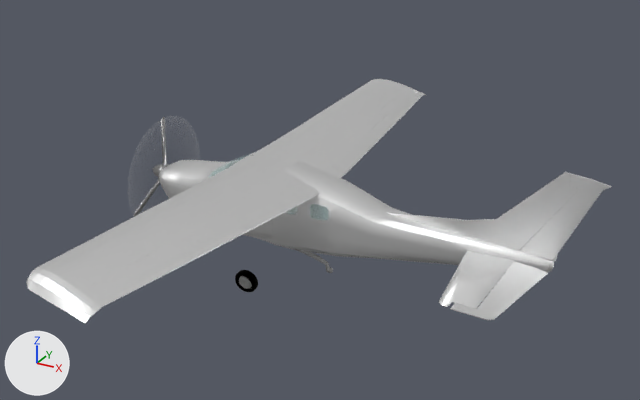
Before and after pictures for a commit that changed the Blender file Models/c210n.blend.
Camera for both pictures: a camera (50 mm lens) standing at (8.4, -12.61, 6.69) and looking at (1.56, -0.19, 0.47). Arrows for +X, +Y and +Z are at lower left; the lights stay in place.

The first picture shows 'FastPropeller', 'Fuselage', 'Left Wing', 'LeftAileron', 'LeftElevator', 'LeftFlap', 'LeftTailStabilizer', 'RightAileron', 'RightFlap', 'RightWing', 'Rudder'.
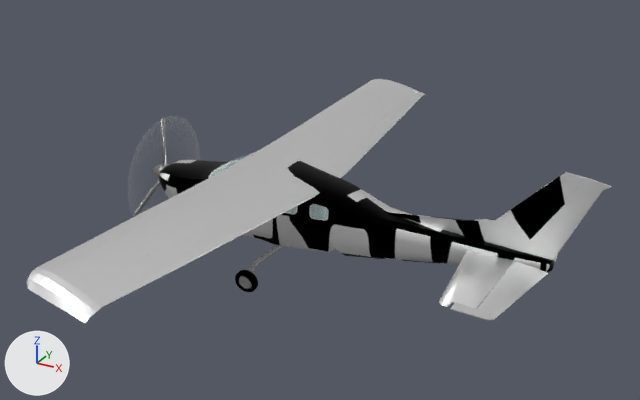
Where the newer file only moved an object's origin or applied its transform, the numbers keep the older frame.

Boxes [x1, y1, x2, y2] around the edits, measured in the pictures (640 x 400 px):
part 1 of me_fuselagegeometry_004, built on
    both: [165, 153, 579, 273]
part 2 of me_fuselagegeometry_004, surface changed
    both: [159, 160, 568, 272]

Edits to the bpy script that builds the scene:
```text
Change me_fuselagegeometry_004:
    used by ob_fuselage; location = (1.15, 0.0, 0.21)
    remove me_fuselagegeometry_004.from_pydata(...)  # 703 vertices, 563 faces; spans x -3.03..4.75, y -0.61..0.61, z -0.76..1.52
    add me_fuselagegeometry_004.from_pydata(...)  # 866 vertices, 692 faces; spans x -3.03..4.75, y -0.61..0.61, z -0.74..1.52
    me_fuselagegeometry_004 part 1
    26 vertices are removed from x -1.23..4.2, y -0.61..0.61, z -0.76..0.38
    121 faces are deleted
    12 vertices in x 0.55..1.19, y -0.52..0.52, z -0.61..-0.38 move by (-0.1, 0.0, 0.0)
    3 vertices move from x -0.36..3.83, y -0.11..0.32, z -0.76..-0.03 to x -0.36..3.86, y -0.11..0.31, z -0.74..-0.02
    189 vertices are added at x -3.03..4.75, y -0.51..0.51, z -0.74..1.52
    246 new faces join them, mat_fuselagematerial
    4 new faces join them, mat_metalmaterial (grey #b2b2b2)
    me_fuselagegeometry_004 part 2: 442 kept faces spanning x -3.03..4.75, y -0.61..0.61, z -0.74..1.52 get new texture (UV) coordinates
    add me_fuselagegeometry_004.materials.append(mat_metalmaterial)  # grey #b2b2b2
```
